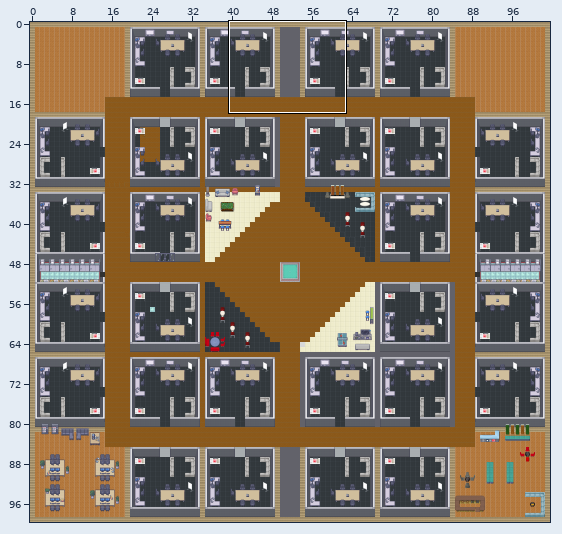
An edit to a level. Tiled map (JSON), tda_Teams.tmj. The first picture is a wide view before the edit; the outline marks the close-up.
Close-up. Old version:
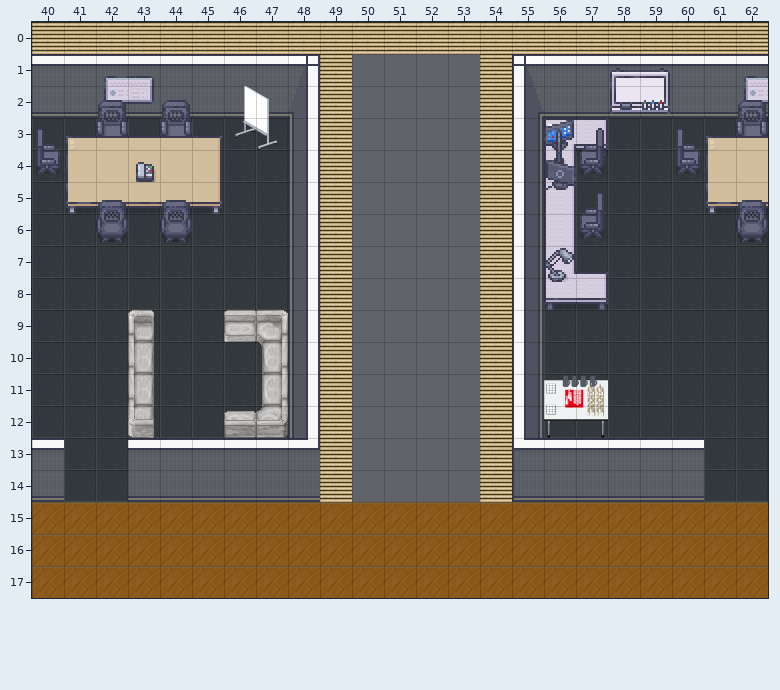
Cells are 32x32 px. Shown: x 40..62, y 0..17. The commit also changed other parts of the map, which this record leaves out.
And afterwards:
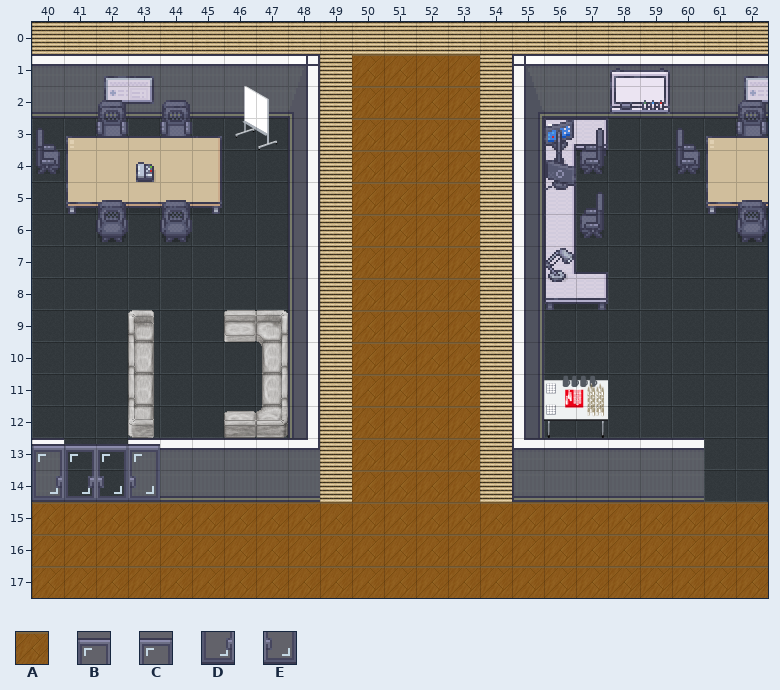
Key: from "Chunk 1": A 7; from "Chunk 2": B 64, C 65, D 66, E 67.
_ is an empty cell.
Tiles of an added or newly shown layer are drawn over the layers below it.
Change:
Layer "floor":
y 1..14: x 50..53 ____ -> AAAA
Layer "door_open_morning" (added):
y 13: x 40 _ -> B; x 43 _ -> C
y 14: x 40 _ -> D; x 43 _ -> E
Layer "door_closed_morning" (added):
y 13: x 41..42 __ -> BC
y 14: x 41..42 __ -> DE
